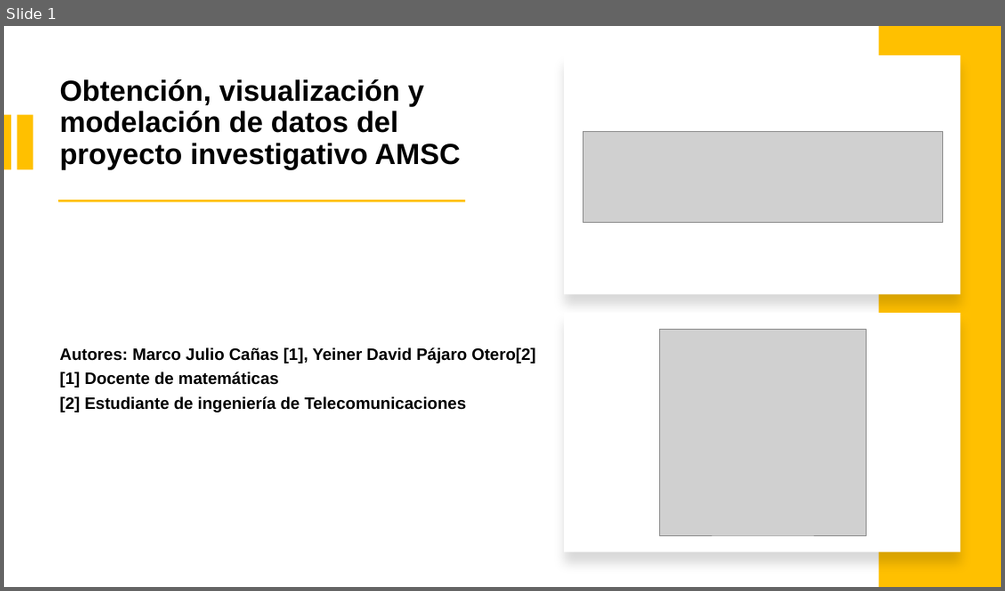
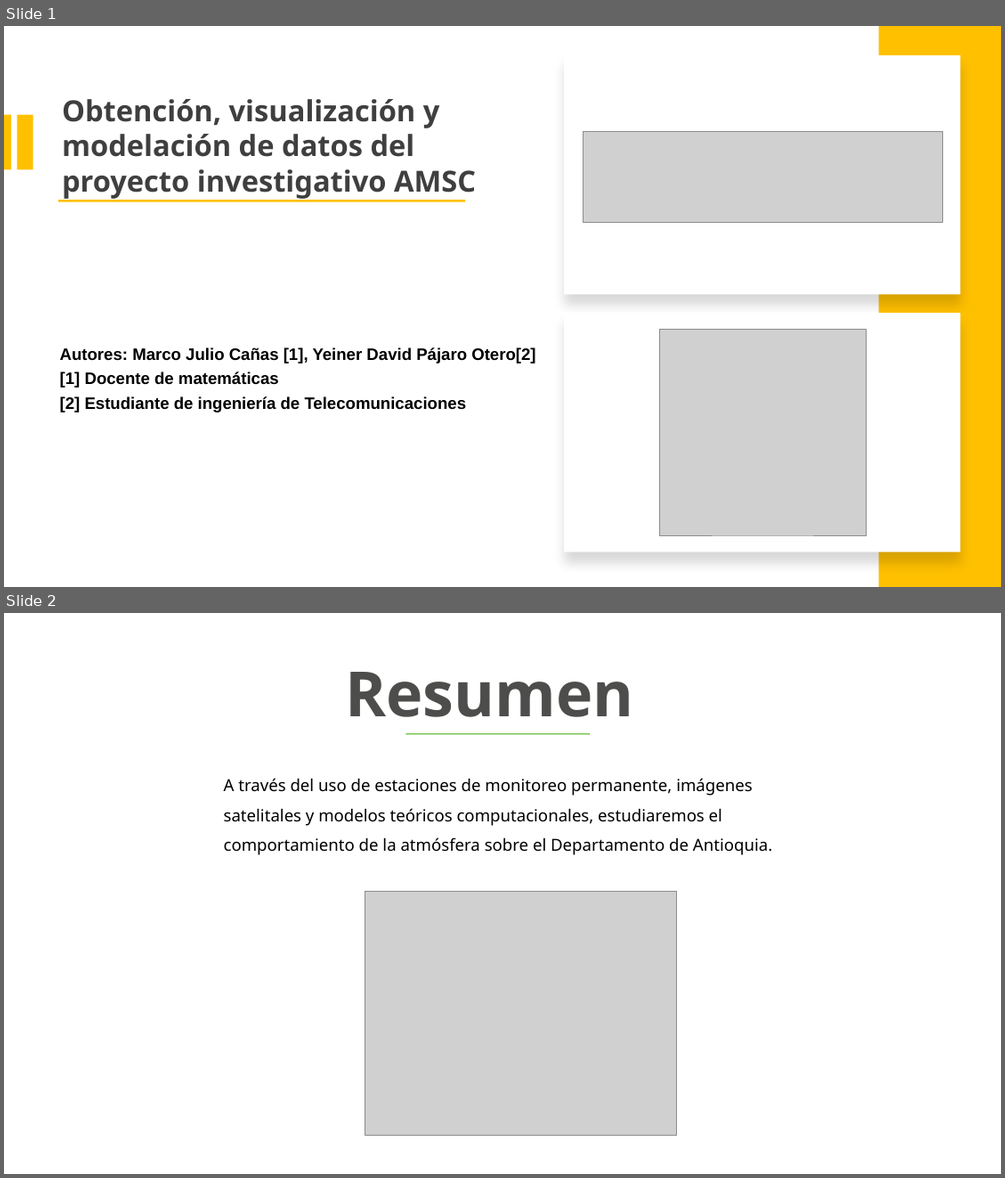
Before and after one commit to marco-canas/cumplea-os_oficina_docentes, a slide deck: ponencia_sena_obtencion_visualizacion_modelacion_AMSC/presentacion_yeiner_marco_obtencion_visualizacion_modelacion.pptx. Shown one above the other, each under a label of ours: slide 1 before the commit, slides 1 and 2 after it. The pictures are 1005x591 and 1005x1178 pixels, drawn with LibreOffice and Linux fonts; fonts in the diff are those of the drawing; grey boxes stand for pictures; background and template pictures are left out. Boxes give left, top, right and bottom in pixels: in the first picture for what was removed or moved away, otherwise in the second. Text is boxed around its words. In the diff, an @@ line names an element or a change of style, - is before the commit and + after.

```diff
--- a/ponencia_sena_obtencion_visualizacion_modelacion_AMSC/presentacion_yeiner_marco_obtencion_visualizacion_modelacion.pptx
+++ b/ponencia_sena_obtencion_visualizacion_modelacion_AMSC/presentacion_yeiner_marco_obtencion_visualizacion_modelacion.pptx
@@ slide 2 added at [4,613,1001,1174], background picture (left out) @@
@@ text added at [345,672,633,717], 60 pt, text #4D4D4C, bold @@
+Resumen
@@ line added from (405, 734) to (590, 734), #38AA00 1 pt @@
@@ text added at [224,778,772,855], 16 pt, text #000000 @@
+A través del uso de estaciones de monitoreo permanente, imágenes satelitales y modelos teóricos computacionales, estudiaremos el comportamiento de la atmósfera sobre el Departamento de Antioquia.
@@ picture added at [365,892,676,1135] @@
@@ slide 1 changed as well @@
@@ text "Obtención, visualización y modelación de ...": place and size @@
-text "Obtención, visualización y modelación de ..." at [60,79,461,169]
+text "Obtención, visualización y modelación de ..." at [62,99,476,199]
@@ text "Obtención, visualización y modelación de ..." at [62,99,476,199]: font Arial to Noto Sans, text colour #000000 to #3F3F3F; line spacing 0.9 to 1; less space between paragraphs; vertical alignment middle to top @@
```
Also in this commit, not shown: 1 other slide changed, 3 other slides added, 6 slides removed, 2 other files.
